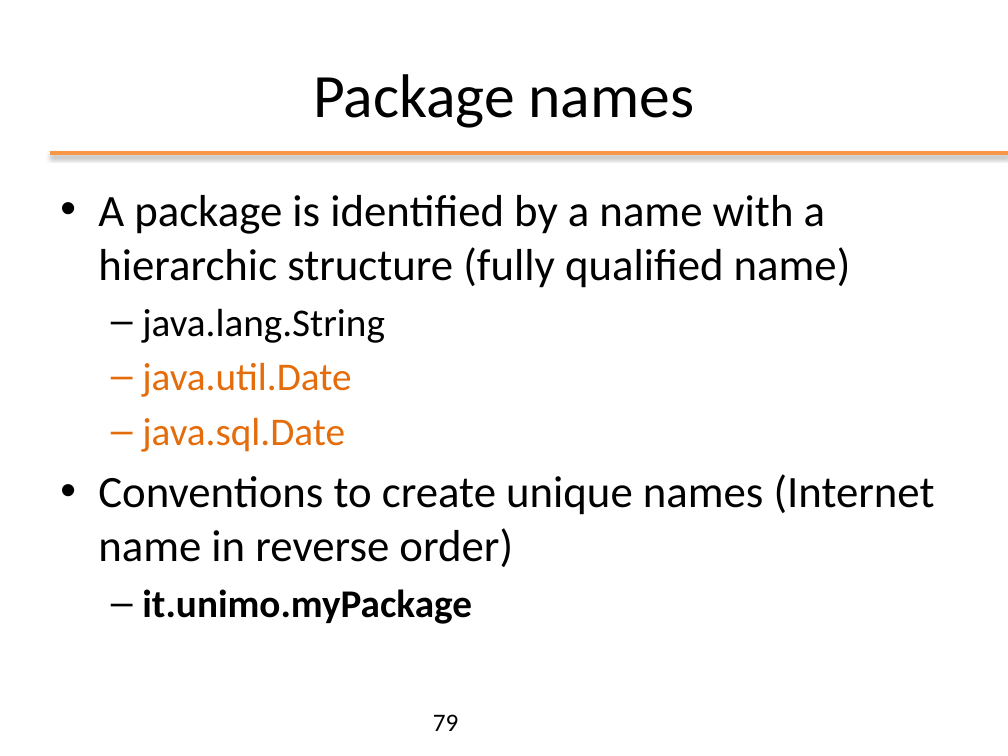
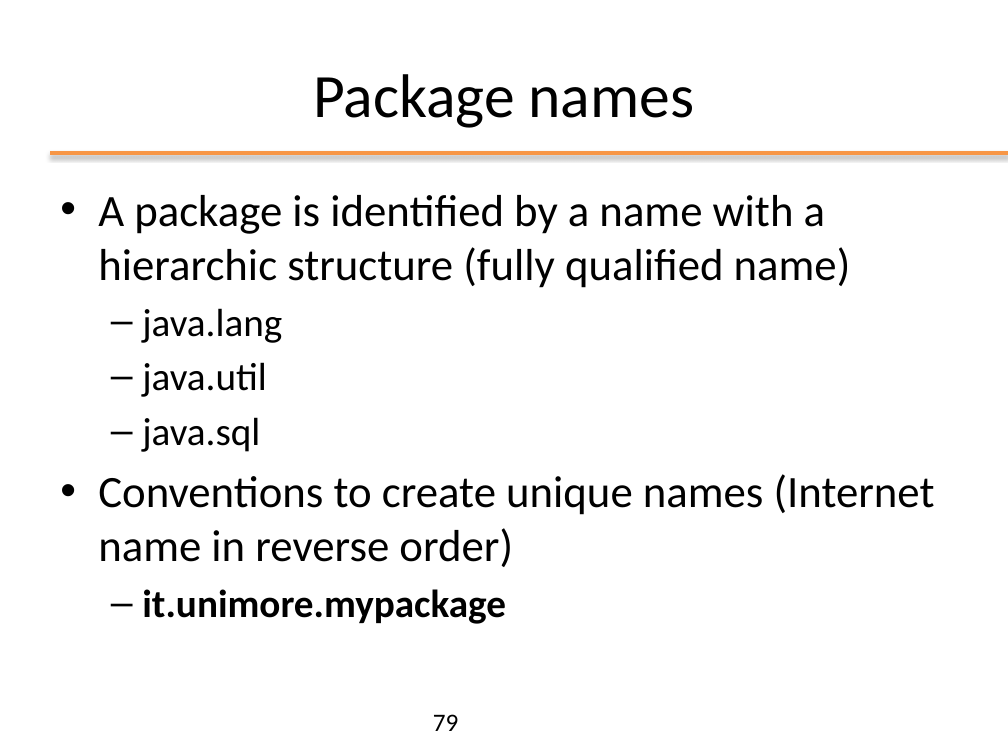
Before and after one commit to Andrea99-beep/ooprogramming, a slide deck: slide 79 of slides/ppt/02_OOP_Basics.pptx. Drawn at 1008x756 pixels with LibreOffice and Linux fonts; fonts in the diff are those of the drawing; background and template pictures are left out. Boxes give left, top, right and bottom in pixels: in the first picture for what was removed or moved away, otherwise in the second. Text is boxed around its words. In the diff, an @@ line names an element or a change of style, - is before the commit and + after.

```diff
--- a/slides/ppt/02_OOP_Basics.pptx
+++ b/slides/ppt/02_OOP_Basics.pptx
@@ text at bbox=[142, 308, 282, 452]: text changed; text colour #E46C0A to #000000 @@
-  – java.lang.String
-  – java.util.Date
-  – java.sql.Date
+  – java.lang
+  – java.util
+  – java.sql
@@ text at bbox=[142, 589, 506, 624]: text changed @@
-  – it.unimo.myPackage
+  – it.unimore.mypackage
```
Also in this commit, not shown: 7 other slides changed, 1 slide added, 1 slide removed, 1 other file.
